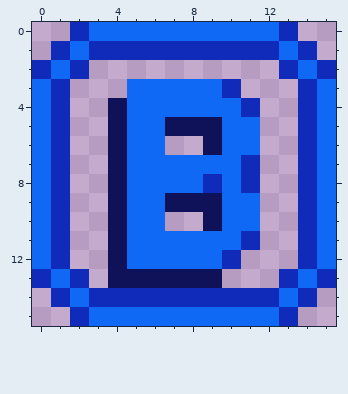
Pixel-art sprite, stored at sprites/world/fg_base.png. This is how it looked before the edit.
The file is 16x16 pixels.
The same view after the edit:
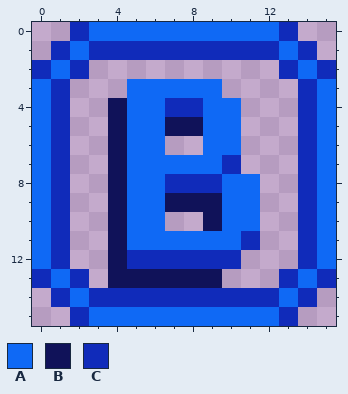
Palette (. is transparent): A #0f69f5  B #101259  C #102bba
The edit:
y 3: x 10 C -> .
y 4: x 7..8 AA -> CC; x 11 C -> .
y 5..6: x 9 B -> A; x 11 A -> .
y 7: x 10..11 AC -> C.
y 8: x 7..8 AA -> CC; x 11 C -> A
y 12: x 5..9 AAAAA -> CCCCC
Where, in picture pixels (left, top, right, bottom), the same in both pictures:
changed: (165, 79, 260, 193)
changed: (127, 250, 222, 269)
